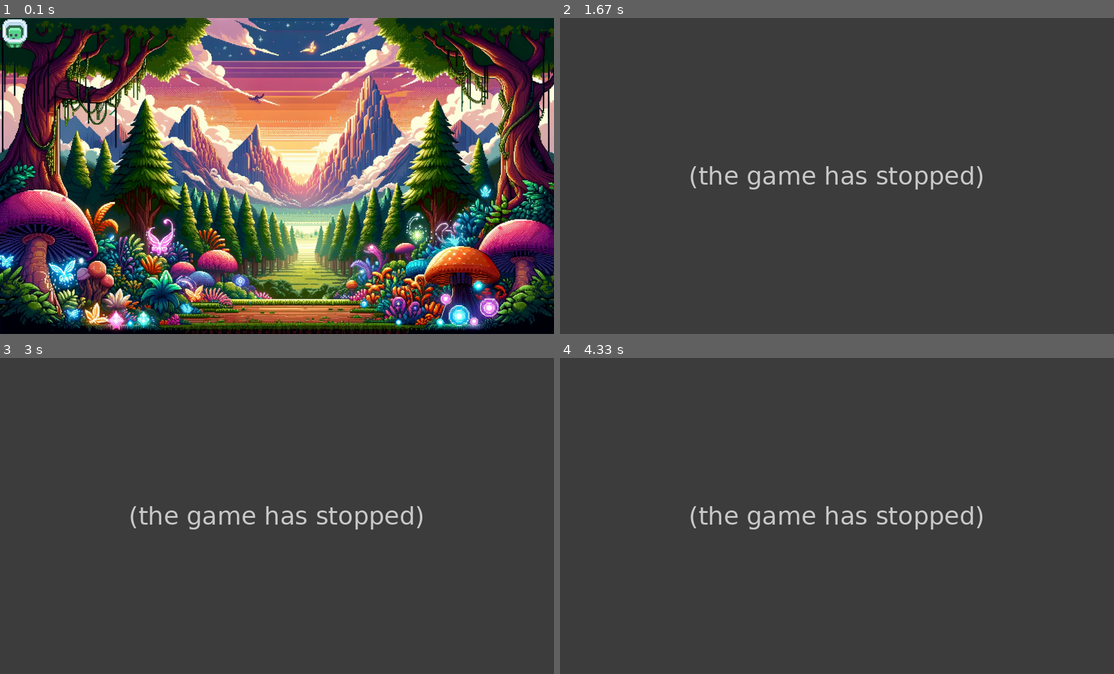
Above: before the commit, frames 1-4 (two rows, left to right).
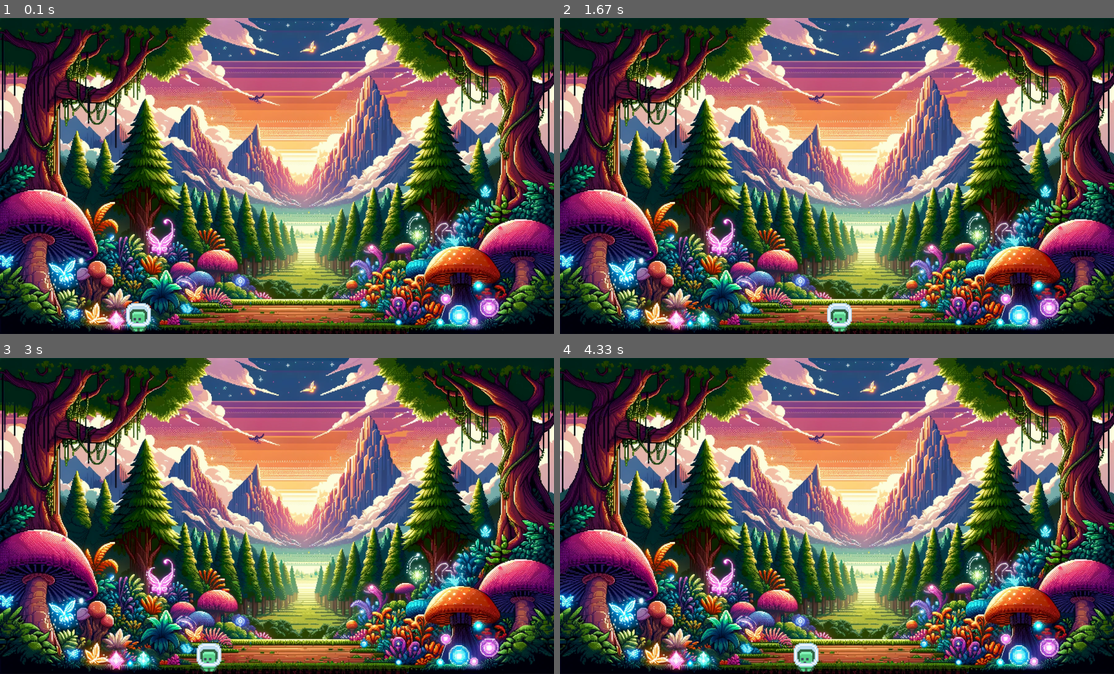
Above: after the commit, the same moments.

Repository: SaucisseRoyale/GTECH1-MINI-STUDIO-Groupe-2
Game: pygame game, started from test.py
Same seed, same stepped clock (60 frames per second), same inputs: the game is played once before the commit and once after it.
Inputs:
- Up to frame 1 (0.1 s): no input
- Up to frame 2 (1.67 s): hold Space 0.33-0.8 s; hold Right 0.33-0.8 s; hold Right 0.83-1.3 s; hold Right from 1.33 s (still down)
- Up to frame 3 (3 s): release Right at 1.8 s; hold Left 1.83-2.37 s; hold Left 2.4-2.8 s; hold Right from 2.83 s (still down)
- Up to frame 4 (4.33 s): release Right at 3.47 s; hold Left 3.5-3.97 s; hold Right from 4 s (still down)

The runs differ from the first frame. In frame 1, 0.7% of the frame differs, in the area x 0-28%, y 0-100%; in frame 2, 99%, in the area x 0-100%, y 0-100%; in frame 3, 99%; in frame 4, 99%.
Before the commit the program exited at 0.35 s; later frames show no game.

Commit message:
Double Jump

Diff:
--- a/test.py
+++ b/test.py
@@ -2,47 +2,61 @@
 
 pygame.init()
 
-
 screen = pygame.display.set_mode((1792, 1024))
 
-
+# Chargement et mise à l'échelle des images
 image = pygame.image.load("tile_0000.png").convert_alpha()
 background = pygame.image.load("fond.webp").convert()
 image = pygame.transform.scale(image, (96, 96))
+
+# Initialisation du rectangle de l'image
 rect = image.get_rect()
+rect.x = 400
+rect.y = 920
 
 clock = pygame.time.Clock()
 continuer = True
-x = 0
-y = 0
 moveSpeed = 6
+JumpForce = 10
+Jumping = False
+doubleJump = False
+Y_Velocity = 0
+Y_Gravity = 1
+Ground_Y = rect.y
 
 while continuer:
     for event in pygame.event.get():
         if event.type == pygame.QUIT:
             continuer = False
+        if event.type == pygame.KEYDOWN:
+            if event.key == pygame.K_SPACE:
+                if not Jumping:
+                    Jumping = True
+                    doubleJump = True
+                    Y_Velocity = JumpForce
+                elif doubleJump:
+                    Y_Velocity = JumpForce
+                    doubleJump = False
 
     pressed = pygame.key.get_pressed()
     if pressed[pygame.K_LEFT] and rect.left > 0:
         rect.x -= moveSpeed
     if pressed[pygame.K_RIGHT] and rect.right < 1792:
         rect.x += moveSpeed
-    if pressed[pygame.K_DOWN] and rect.bottom < 1024:
-        rect.y += moveSpeed
-    if pressed[pygame.K_UP] and rect.top > 0:
-        rect.y -= moveSpeed
-    if pressed[pygame.K_SPACE]:
-        continuer = False
 
+    if Jumping:
+        rect.y -= Y_Velocity
+        Y_Velocity -= Y_Gravity
+        if rect.y >= Ground_Y:
+            rect.y = Ground_Y
+            Jumping = False
+            doubleJump = False
+            Y_Velocity = 0
 
     screen.blit(background, (0, 0))
-
-
-    screen.blit(image, (rect))
-
+    screen.blit(image, rect)
 
     pygame.display.flip()
-
 
     clock.tick(60)
 
